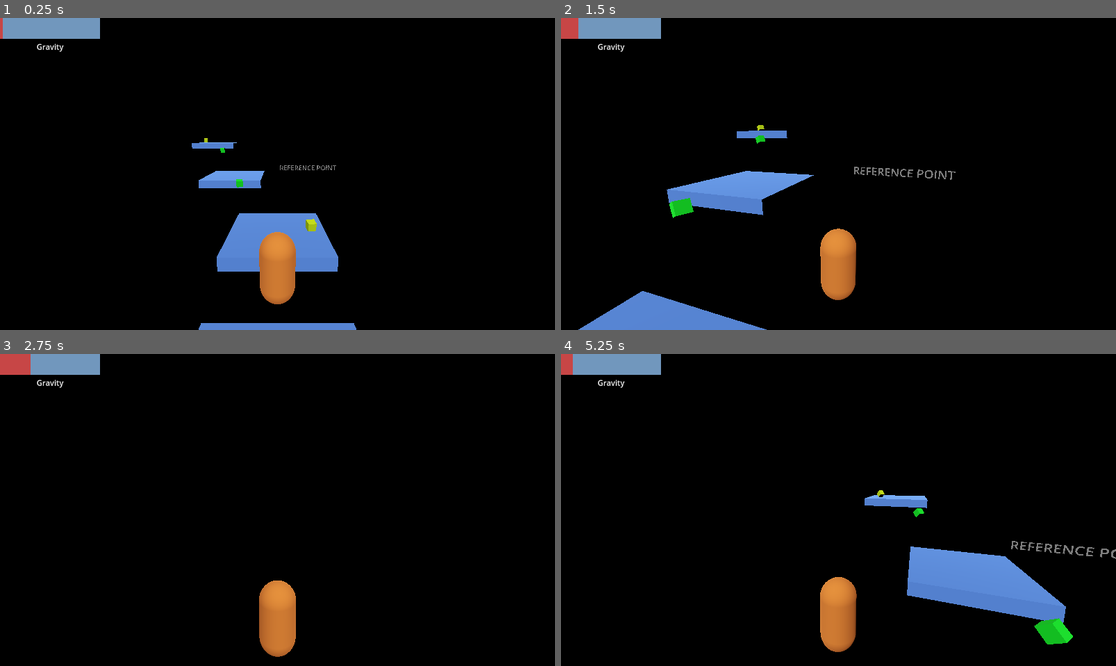
Above: before the commit, frames 1-4 (two rows, left to right).
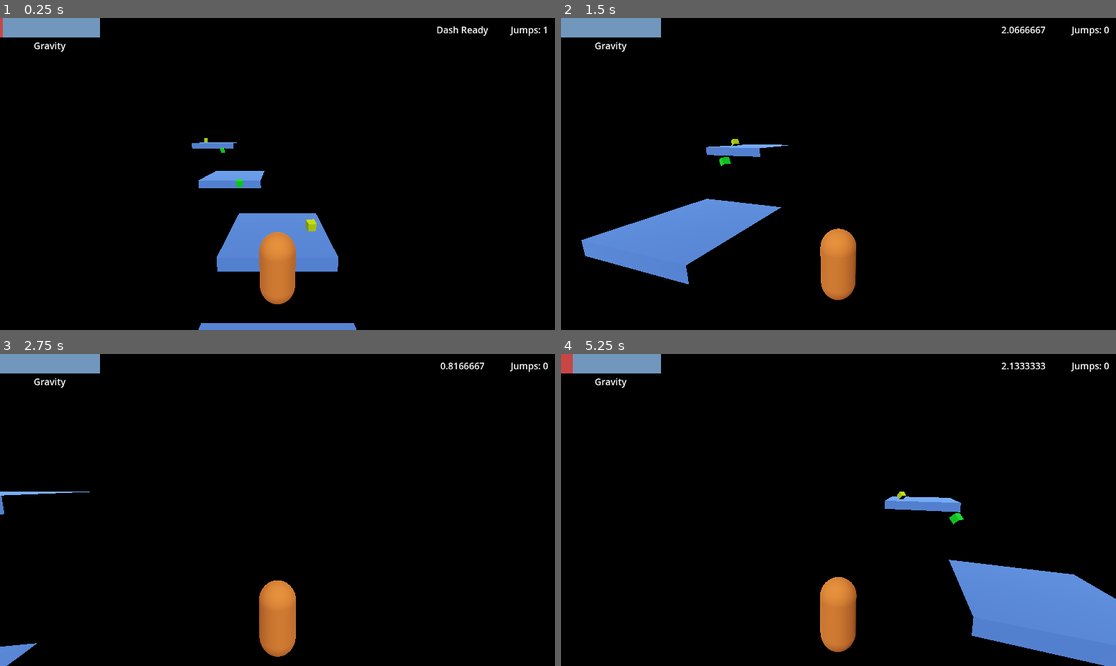
Above: after the commit, the same moments.

Repository: tobiasjdcolvin/Void-Sprinter
Game: Godot game, scene res://levels/level_one.tscn
Two runs of this game, one before a commit and one after it. Both use one fixed random seed, a clock stepped at 60 frames per second and the inputs below.
Inputs (mouse positions are in pixels of both pictures, inside the frame that each line leads up to):
- Up to frame 1 (0.25 s): no input
- Up to frame 2 (1.5 s): move the mouse to (866, 174) at 0.52 s; hold Shift (dash) 0.53-1.28 s; hold W (forward) from 0.53 s (still down); tap Space (jump) at 0.77, 0.8, 1.07, 1.35 s; move the mouse to (810, 174) at 1.27 s
- Up to frame 3 (2.75 s): keep holding W (forward); tap Space (jump) at 1.52, 1.82, 2.3 s; tap Shift (dash) at 1.55 s; move the mouse to (288, 503) at 2.02 s; hold Shift (dash) from 2.03 s (still down)
- Up to frame 4 (5.25 s): keep holding W (forward); move the mouse to (832, 516) at 2.77 s; release Shift (dash) at 2.78 s; tap Shift (dash) at 2.85, 4.35 s; tap Space (jump) at 3.02, 3.32, 4.52, 4.82 s; move the mouse to (877, 513) at 3.52 s; hold Space (jump) 3.53-4.28 s; tap R (reset) at 4.15 s; move the mouse to (794, 506) at 4.27 s; move the mouse to (844, 510) at 5.02 s; hold Shift (dash) from 5.03 s (still down)

The runs differ from the first frame. In frame 1, 0.4% of the frame differs, in the area x 0-99%, y 2-49%; in frame 2, 9.6%, in the area x 0-99%, y 0-100%; in frame 3, 1.1%; in frame 4, 7.4%.

Commit message:
Got dash and jump count working with UI

Diff:
--- /dev/null
+++ b/art/main_theme.tres
@@ -0,0 +1,4 @@
+[gd_resource type="Theme" format=3 uid="uid://maanp2stlr34"]
+
+[resource]
+default_font_size = 19
--- a/levels/level.gd
+++ b/levels/level.gd
@@ -13,6 +13,7 @@
 	Input.set_mouse_mode(Input.MOUSE_MODE_CAPTURED)
 	PhysicsServer3D.area_set_param(get_viewport().find_world_3d().space, PhysicsServer3D.AREA_PARAM_GRAVITY, 9.8)
 	var player = player_scene.instantiate()
+	player.get_hud($HUD)
 	player.transform.origin = $PlayerContainer/PlayerSpawnPoint.transform.origin
 	$PlayerContainer.add_child(player)
 
--- a/levels/level_one.tscn
+++ b/levels/level_one.tscn
@@ -1,14 +1,9 @@
-[gd_scene load_steps=6 format=3 uid="uid://bkfxtiavayq4k"]
+[gd_scene load_steps=5 format=3 uid="uid://bkfxtiavayq4k"]
 
 [ext_resource type="PackedScene" uid="uid://blbyky0qw54e0" path="res://levels/level.tscn" id="1_yigoe"]
 [ext_resource type="PackedScene" uid="uid://lkdfpjqlndm0" path="res://platforms/platform_reg.tscn" id="2_instf"]
 [ext_resource type="PackedScene" uid="uid://1d56f4hpoikm" path="res://pickups/pickup_jump.tscn" id="3_54qat"]
 [ext_resource type="PackedScene" uid="uid://tl82a2m8rhfq" path="res://pickups/pickup_grav.tscn" id="4_wfegy"]
-
-[sub_resource type="TextMesh" id="TextMesh_4gcxs"]
-text = "Reference Point"
-font_size = 127
-uppercase = true
 
 [node name="LevelOne" instance=ExtResource("1_yigoe")]
 
@@ -39,9 +34,5 @@
 [node name="PickupGrav2" parent="Pickups" index="4" instance=ExtResource("4_wfegy")]
 transform = Transform3D(1, 0, 0, 0, 1, 0, 0, 0, 1, -14.7758, 9.06905, -37.4728)
 
-[node name="ReferenceText" type="MeshInstance3D" parent="." index="5"]
-transform = Transform3D(1, 0, 0, 0, 1, 0, 0, 0, 1, 5.97234, 3.78151, -34.4833)
-mesh = SubResource("TextMesh_4gcxs")
-
 [node name="PlayerSpawnPoint" parent="PlayerContainer" index="0"]
 transform = Transform3D(1, 0, 0, 0, 1, 0, 0, 0, 1, 2.08165e-12, 6.32037, 2.08165e-12)
--- a/player/player.gd
+++ b/player/player.gd
@@ -3,8 +3,22 @@
 var speed = 6.0
 const JUMP_VELOCITY = 6.5
 var level_falling = false
-var num_jumps = 0
-var max_jumps = 1
+var num_jumps = 0:
+	set(value):
+		num_jumps = value
+		hud.set_jumps(str(max_jumps - num_jumps))
+	get:
+		return num_jumps
+var max_jumps = 1:
+	set(value):
+		max_jumps = value
+		hud.set_jumps(str(max_jumps - num_jumps))
+	get:
+		return max_jumps
+var hud
+
+func get_hud(hud_outside):
+	hud = hud_outside
 
 func grav_updated():
 	get_parent().get_parent().grav_update()
@@ -42,7 +56,10 @@
 		$DashResetTimer.start()
 
 	if not $DashTimer.is_stopped():
-		global_position = global_position.move_toward($CameraStick/DashMarker.global_position, delta * 25)
+		global_position = global_position.move_toward($CameraStick/DashMarker.global_position, delta * 35)
+
+	if not $DashResetTimer.is_stopped():
+		hud.set_dash_text(str(snapped($DashResetTimer.time_left, 0.0000001)))
 
 	# Get the input direction and handle the movement/deceleration.
 	# As good practice, you should replace UI actions with custom gameplay actions.
@@ -56,3 +73,7 @@
 		velocity.z = move_toward(velocity.z, 0, speed)
 
 	move_and_slide()
+
+
+func _on_dash_reset_timer_timeout():
+	hud.set_dash_text("Dash Ready")
--- a/player/player.tscn
+++ b/player/player.tscn
@@ -33,9 +33,12 @@
 one_shot = true
 
 [node name="JumpTimer" type="Timer" parent="."]
-wait_time = 0.2
+wait_time = 0.3
 one_shot = true
 
 [node name="DashResetTimer" type="Timer" parent="."]
-wait_time = 4.0
+wait_time = 3.0
 one_shot = true
+
+[connection signal="timeout" from="DashTimer" to="." method="_on_dash_timer_timeout"]
+[connection signal="timeout" from="DashResetTimer" to="." method="_on_dash_reset_timer_timeout"]
--- a/ui/hud.gd
+++ b/ui/hud.gd
@@ -1 +1,8 @@
 extends Control
+
+
+func set_jumps(txt):
+	$Jumps.text = "Jumps: " + txt
+
+func set_dash_text(txt):
+	$DashLabel.text = txt
--- a/ui/hud.tscn
+++ b/ui/hud.tscn
@@ -1,4 +1,7 @@
-[gd_scene load_steps=3 format=3 uid="uid://djfr0mmvq5muc"]
+[gd_scene load_steps=5 format=3 uid="uid://djfr0mmvq5muc"]
+
+[ext_resource type="Theme" uid="uid://maanp2stlr34" path="res://art/main_theme.tres" id="1_23mxl"]
+[ext_resource type="Script" path="res://ui/hud.gd" id="1_ik8s1"]
 
 [sub_resource type="StyleBoxFlat" id="StyleBoxFlat_rxult"]
 bg_color = Color(0.444, 0.592, 0.74, 1)
@@ -14,6 +17,7 @@
 grow_horizontal = 2
 grow_vertical = 2
 mouse_filter = 2
+script = ExtResource("1_ik8s1")
 
 [node name="VBoxContainer" type="VBoxContainer" parent="."]
 layout_mode = 1
@@ -37,6 +41,37 @@
 
 [node name="GravityProgressBarLabel" type="Label" parent="VBoxContainer"]
 layout_mode = 2
+theme = ExtResource("1_23mxl")
 text = "Gravity"
 horizontal_alignment = 1
 vertical_alignment = 1
+
+[node name="DashLabel" type="Label" parent="."]
+layout_mode = 1
+anchors_preset = -1
+anchor_left = 0.88
+anchor_top = 0.017
+anchor_right = 0.88
+anchor_bottom = 0.017
+offset_left = -108.0
+offset_bottom = 27.0
+grow_horizontal = 0
+theme = ExtResource("1_23mxl")
+text = "Dash Ready"
+horizontal_alignment = 1
+vertical_alignment = 1
+
+[node name="Jumps" type="Label" parent="."]
+layout_mode = 1
+anchors_preset = -1
+anchor_left = 0.988
+anchor_top = 0.017
+anchor_right = 0.988
+anchor_bottom = 0.017
+offset_left = -78.0
+offset_bottom = 27.0
+grow_horizontal = 0
+theme = ExtResource("1_23mxl")
+text = "Jumps: 1"
+horizontal_alignment = 1
+vertical_alignment = 1
